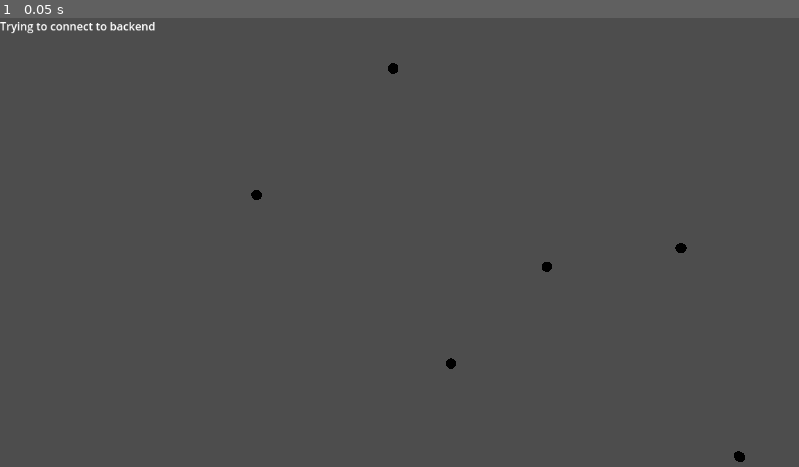
Above: before the commit, frame 1.
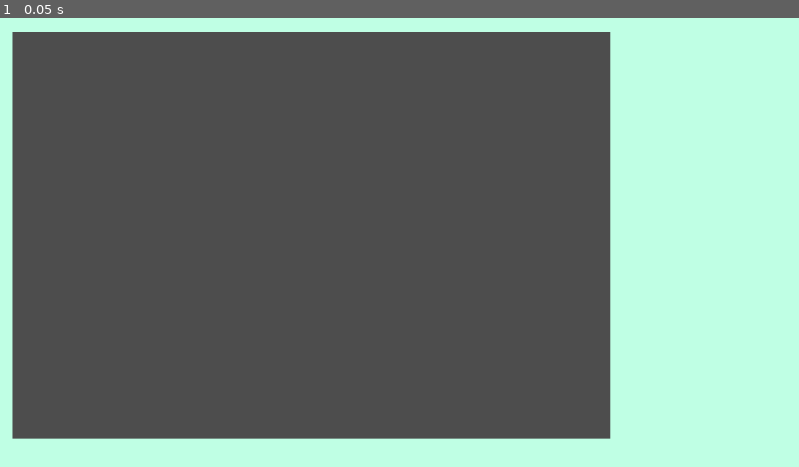
Above: after the commit, the same moment.

Repository: Leoronus/Pose-Evaluation-Project
Game: Godot game, scene res://scene.tscn
Same seed, same stepped clock (60 frames per second), same inputs: the game is played once before the commit and once after it. Before the commit the project starts from res://viewport.tscn.
Inputs:
- Up to frame 1 (0.05 s): no input

The runs differ from the first frame. In frame 1, 33% of the frame differs, in the area x 0-100%, y 0-100%.

Commit message:
some more stuff works

Diff:
--- /dev/null
+++ b/Godot Project/PythonScriptHandler.gd
@@ -0,0 +1,19 @@
+extends RichTextLabel
+
+var pid: int
+@export var showTerminal: bool = true
+# Called when the node enters the scene tree for the first time.
+func _ready():
+	pid = OS.create_process("python",["C:/Users/Leon Wigro/Documents/GitHub/Pose-Evaluation-Project/main.dont"], showTerminal)
+	print(pid)
+	if (pid == -1):
+		text = "Failed to launch backend."
+
+
+# Called every frame. 'delta' is the elapsed time since the previous frame.
+func _process(delta):
+	pass
+
+
+func _on_tree_exiting():
+	OS.kill(pid)
--- a/Godot Project/WebsocketInteractor.gd
+++ b/Godot Project/WebsocketInteractor.gd
@@ -7,6 +7,7 @@
 var connection_attempt_timer: float = 0
 var connection_attempt_interval: float = 1.0  # 1 second
 signal BodyReceived(receivedLandmarks: Array[Dictionary])
+signal RulaRecieved(leftScore: int, rightScore: int)
 
 func _ready():
 	socket.connect_to_url(websocket_url)
@@ -21,14 +22,22 @@
 		connection_attempt_timer = 0
 		print("Trying to connect")
 
+	else:
+		text = ""
+
 	if state == WebSocketPeer.STATE_OPEN:
 		while socket.get_available_packet_count():
 			var packet = socket.get_packet()
 			var message = packet_to_string(packet)
 			#print("Received message: ", message)
-			var arr: Array[Dictionary] = Parser(message)
-			if(arr.size() == 33):
-				BodyReceived.emit(arr)
+			var parsedArray: Array = Parser(message)
+			var tag: String = parsedArray[0]
+			var dictArray: Array[Dictionary] = parsedArray[1]
+			if (dictArray.size() != 0):
+				if(tag == "Body" && dictArray.size() == 33):
+					BodyReceived.emit(dictArray)
+				elif(tag == "RULA"):
+					RulaRecieved.emit(dictArray[0]["left"], dictArray[0]["right"])
 
 func packet_to_string(packet: PackedByteArray) -> String:
 	var message: String = ""
@@ -36,16 +45,17 @@
 		message += char(packet[i])
 	return message
 
-func Parser(message: String) -> Array[Dictionary]:
+func Parser(message: String) -> Array:
 	var msgArray: PackedStringArray = message.split("|");
-	var returnArray: Array[Dictionary]
-	if (msgArray[0] == "Body"):
+	var dictArray: Array[Dictionary]
+	if (msgArray.size() > 1):
 		for i: int in range(1, msgArray.size()):
 			var tempArr: PackedStringArray = msgArray[i].split("\n")
 			var tempDict: Dictionary
-			for j in 4:
+			for j in tempArr.size() if (msgArray[0] != "Body") else 4:
 				var item: String = tempArr[j]
 				var tuple: PackedStringArray = item.split(": ")
 				tempDict[tuple[0]] = float(tuple[1])
-			returnArray.append(tempDict)
+			dictArray.append(tempDict)
+	var returnArray: Array = [msgArray[0], dictArray]
 	return returnArray
--- a/Godot Project/project.godot
+++ b/Godot Project/project.godot
@@ -11,7 +11,7 @@
 [application]
 
 config/name="PoseEval"
-run/main_scene="res://viewport.tscn"
+run/main_scene="res://scene.tscn"
 config/features=PackedStringArray("4.2", "Mobile")
 config/icon="res://icon.svg"
 
--- /dev/null
+++ b/Godot Project/scene.tscn
@@ -0,0 +1,68 @@
+[gd_scene load_steps=4 format=3 uid="uid://c68h4lb5tcjpj"]
+
+[ext_resource type="Script" path="res://visualizationManager.gd" id="1_vje5x"]
+[ext_resource type="Script" path="res://WebsocketInteractor.gd" id="2_flf4g"]
+[ext_resource type="Script" path="res://PythonScriptHandler.gd" id="3_mxv28"]
+
+[node name="Node3D" type="Node3D"]
+
+[node name="visualizationManager" type="Node3D" parent="."]
+script = ExtResource("1_vje5x")
+
+[node name="CanvasLayer" type="CanvasLayer" parent="."]
+
+[node name="WebsocketInteractor" type="RichTextLabel" parent="CanvasLayer"]
+z_index = 1
+offset_left = 55.0
+offset_top = 37.0
+offset_right = 464.0
+offset_bottom = 336.0
+script = ExtResource("2_flf4g")
+
+[node name="PythonScriptHandler" type="RichTextLabel" parent="CanvasLayer"]
+anchors_preset = 8
+anchor_left = 0.5
+anchor_top = 0.5
+anchor_right = 0.5
+anchor_bottom = 0.5
+offset_left = -276.0
+offset_top = -127.0
+offset_right = 268.0
+offset_bottom = 137.0
+grow_horizontal = 2
+grow_vertical = 2
+theme_override_colors/default_color = Color(1, 0, 0, 1)
+theme_override_font_sizes/normal_font_size = 40
+script = ExtResource("3_mxv28")
+
+[node name="background" type="ColorRect" parent="CanvasLayer"]
+anchors_preset = 15
+anchor_right = 1.0
+anchor_bottom = 1.0
+grow_horizontal = 2
+grow_vertical = 2
+color = Color(0.74902, 1, 0.894118, 1)
+
+[node name="SubViewportContainer" type="SubViewportContainer" parent="CanvasLayer"]
+anchors_preset = 15
+anchor_right = 1.0
+anchor_bottom = 1.0
+offset_left = 18.0
+offset_top = 20.0
+offset_right = -220.0
+offset_bottom = -21.0
+grow_horizontal = 2
+grow_vertical = 2
+
+[node name="SubViewport" type="SubViewport" parent="CanvasLayer/SubViewportContainer"]
+handle_input_locally = false
+size = Vector2i(862, 587)
+render_target_update_mode = 4
+
+[node name="Camera3D" type="Camera3D" parent="CanvasLayer/SubViewportContainer/SubViewport"]
+transform = Transform3D(1, 0, 0, 0, 0.999191, 0.040219, 0, -0.040219, 0.999191, 0, 0.220885, 3.38903)
+current = true
+fov = 40.0
+
+[connection signal="BodyReceived" from="CanvasLayer/WebsocketInteractor" to="visualizationManager" method="_on_websocket_interactor_body_received"]
+[connection signal="tree_exiting" from="CanvasLayer/PythonScriptHandler" to="CanvasLayer/PythonScriptHandler" method="_on_tree_exiting"]
--- a/Godot Project/viewport.tscn
+++ /dev/null
@@ -1,23 +0,0 @@
-[gd_scene load_steps=3 format=3 uid="uid://c68h4lb5tcjpj"]
-
-[ext_resource type="Script" path="res://visualizationManager.gd" id="1_vdbct"]
-[ext_resource type="Script" path="res://WebsocketInteractor.gd" id="2_sh78g"]
-
-[node name="Node3D" type="Node3D"]
-
-[node name="Camera3D" type="Camera3D" parent="."]
-transform = Transform3D(1, 0, 0, 0, 0.999191, 0.040219, 0, -0.040219, 0.999191, 0, 0, 9)
-current = true
-fov = 40.0
-
-[node name="visualizationManager" type="Node3D" parent="."]
-script = ExtResource("1_vdbct")
-
-[node name="CanvasLayer" type="CanvasLayer" parent="."]
-
-[node name="WebsocketInteractor" type="RichTextLabel" parent="CanvasLayer"]
-offset_right = 409.0
-offset_bottom = 299.0
-script = ExtResource("2_sh78g")
-
-[connection signal="BodyReceived" from="CanvasLayer/WebsocketInteractor" to="visualizationManager" method="_on_websocket_interactor_body_received"]
Not shown, changed: Godot Project/PoseEval.pck
Not shown, changed: ScoringManagement/rula.py
Not shown, changed: ScoringManagement/winkel.py
Not shown, changed: TrackingManagement/body.py
Not shown, changed: TrackingManagement/bodyParts.py
Not shown, changed: main.py
